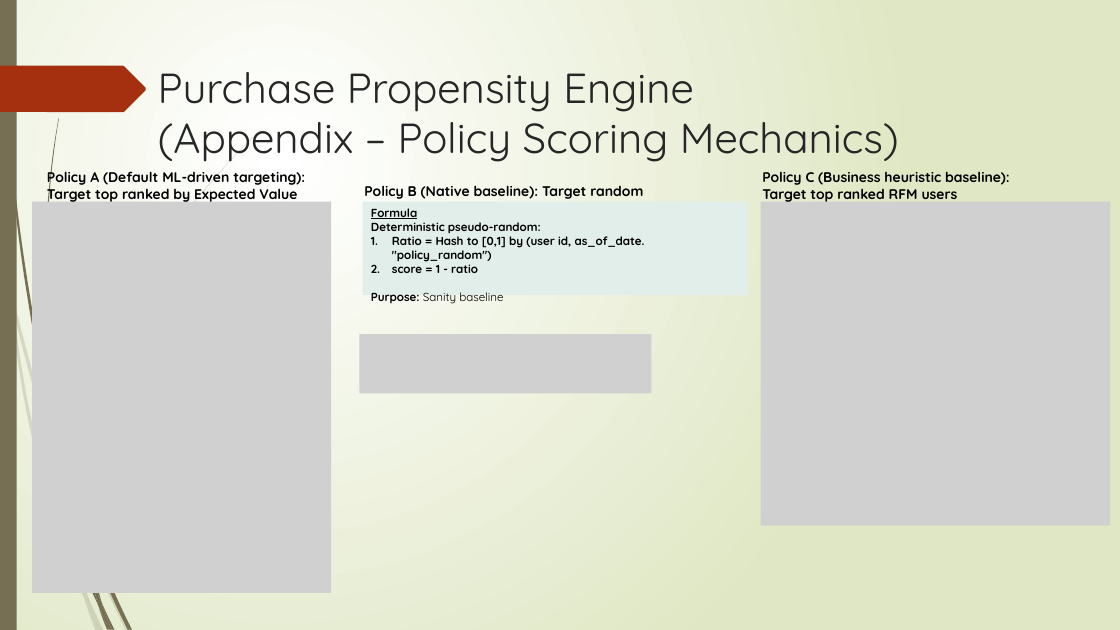
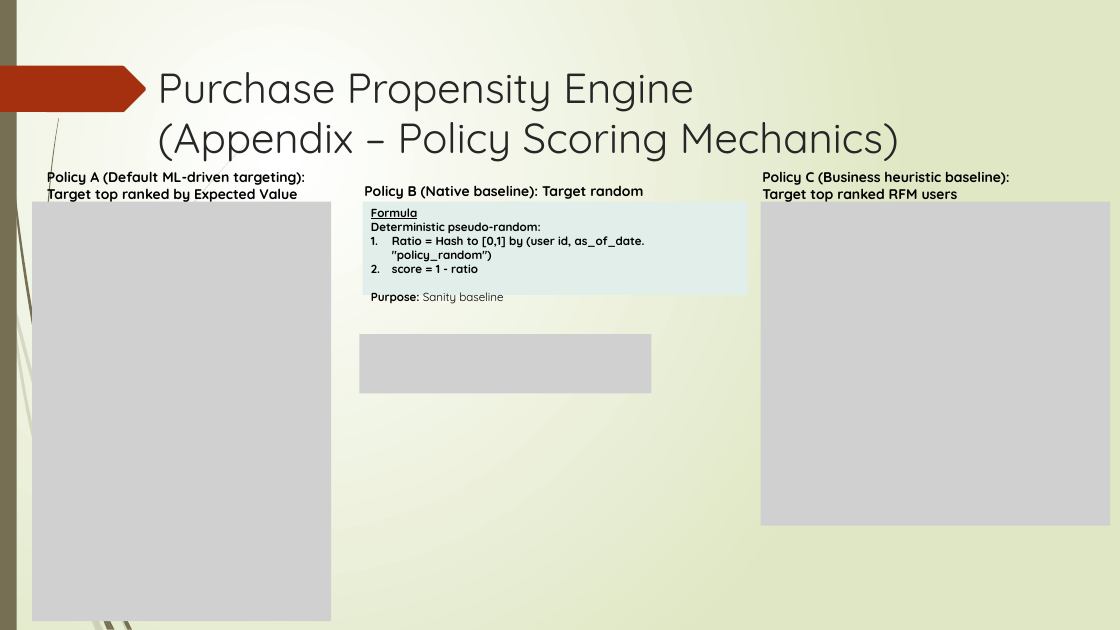
Before and after one commit to Phrey001/mle-marketplace-growth, a slide deck: slide 7 of docs/architecture.pptx. Drawn at 1120x630 pixels with LibreOffice and Linux fonts; fonts in the diff are those of the drawing; grey boxes stand for pictures. Boxes give left, top, right and bottom in pixels: in the first picture for what was removed or moved away, otherwise in the second. Text is boxed around its words. In the diff, an @@ line names an element or a change of style, - is before the commit and + after.

```diff
--- a/docs/architecture.pptx
+++ b/docs/architecture.pptx
@@ picture: place and size @@
-picture at box(32, 202, 331, 593)
+picture at box(32, 202, 331, 621)
@@ freeform shape removed at box(48, 401, 98, 607) @@
@@ freeform shape removed at box(71, 503, 88, 597) @@
@@ freeform shape removed at box(89, 542, 102, 604) @@
```
Also in this commit, not shown: 2 other slides changed, 1 slide added, 42 other files.
